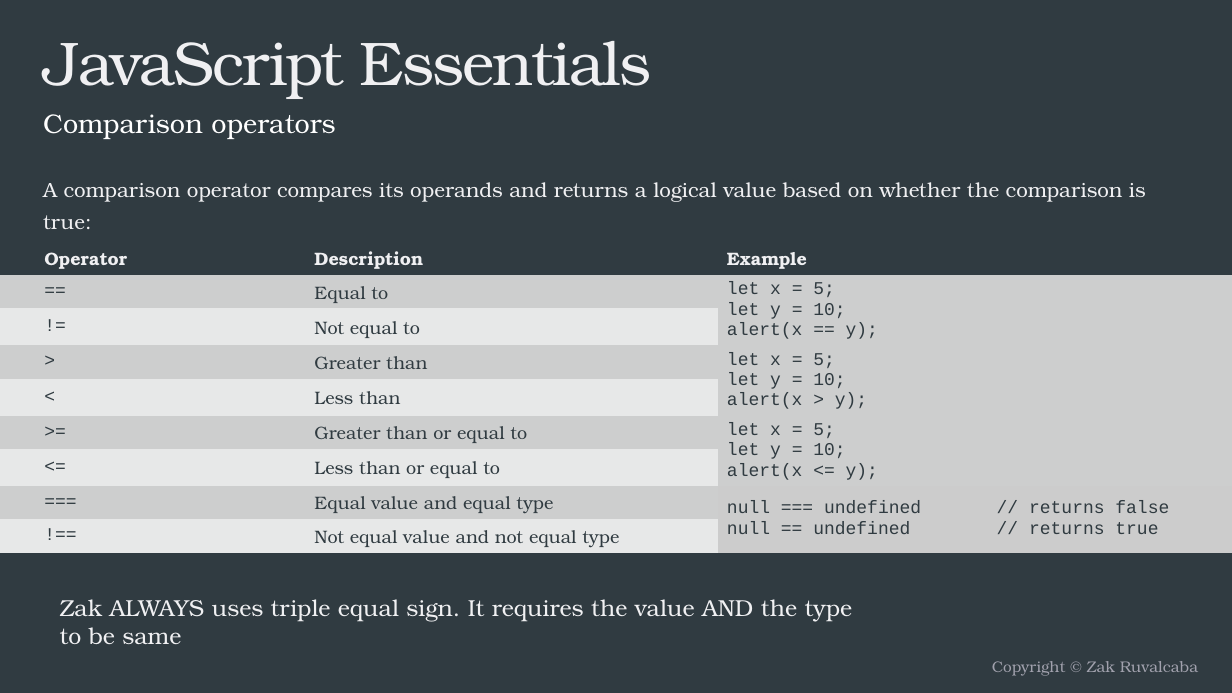
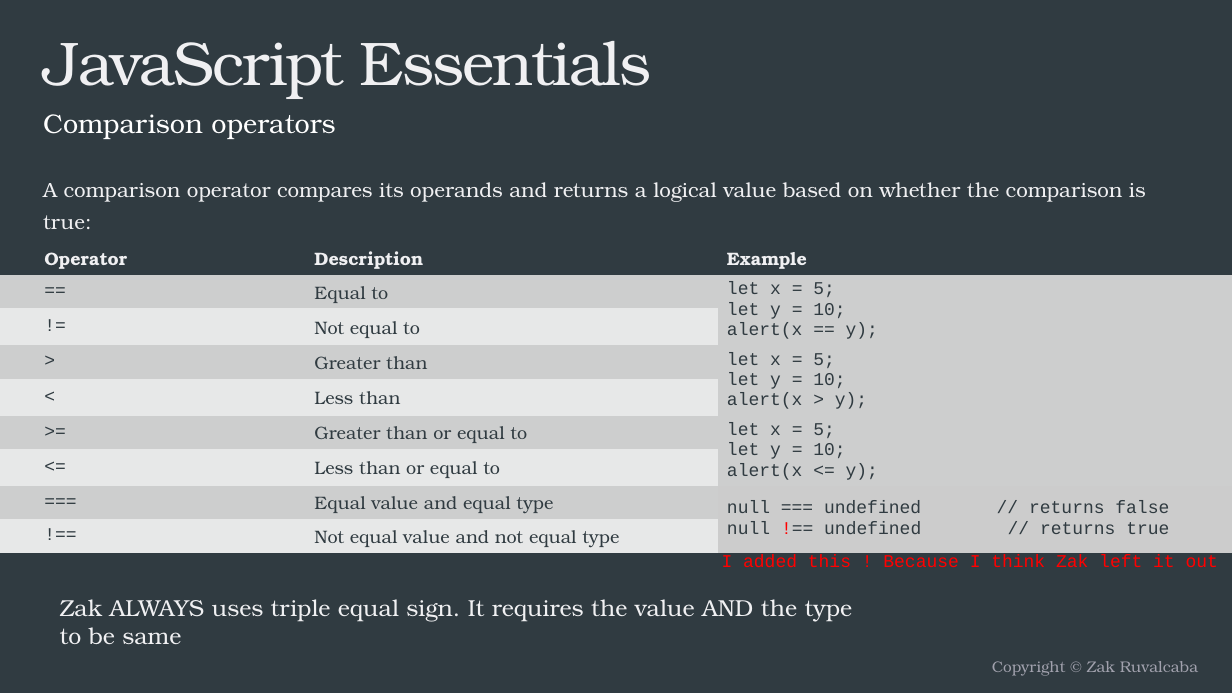
Before and after one commit to bcltester/FEWD, a slide deck: slide 49 of Lecture 2/lecture2.pptx. Drawn at 1232x693 pixels with LibreOffice and Linux fonts; fonts in the diff are those of the drawing. Boxes give left, top, right and bottom in pixels: in the first picture for what was removed or moved away, otherwise in the second. Text is boxed around its words. In the diff, an @@ line names an element or a change of style, - is before the commit and + after.

Commit message:
fixed a minor ommission in Lecture 2 powerpoint

```diff
--- a/Lecture 2/lecture2.pptx
+++ b/Lecture 2/lecture2.pptx
@@ table at [0, 239, 1232, 554] @@
-row 8, column 3: null === undefined // returns false null == undefined // returns true
+row 8, column 3: null === undefined // returns false null !== undefined // returns true
@@ text added at [722, 555, 1218, 568], 14 pt, text #FF0000 @@
+I added this ! Because I think Zak left it out
```
